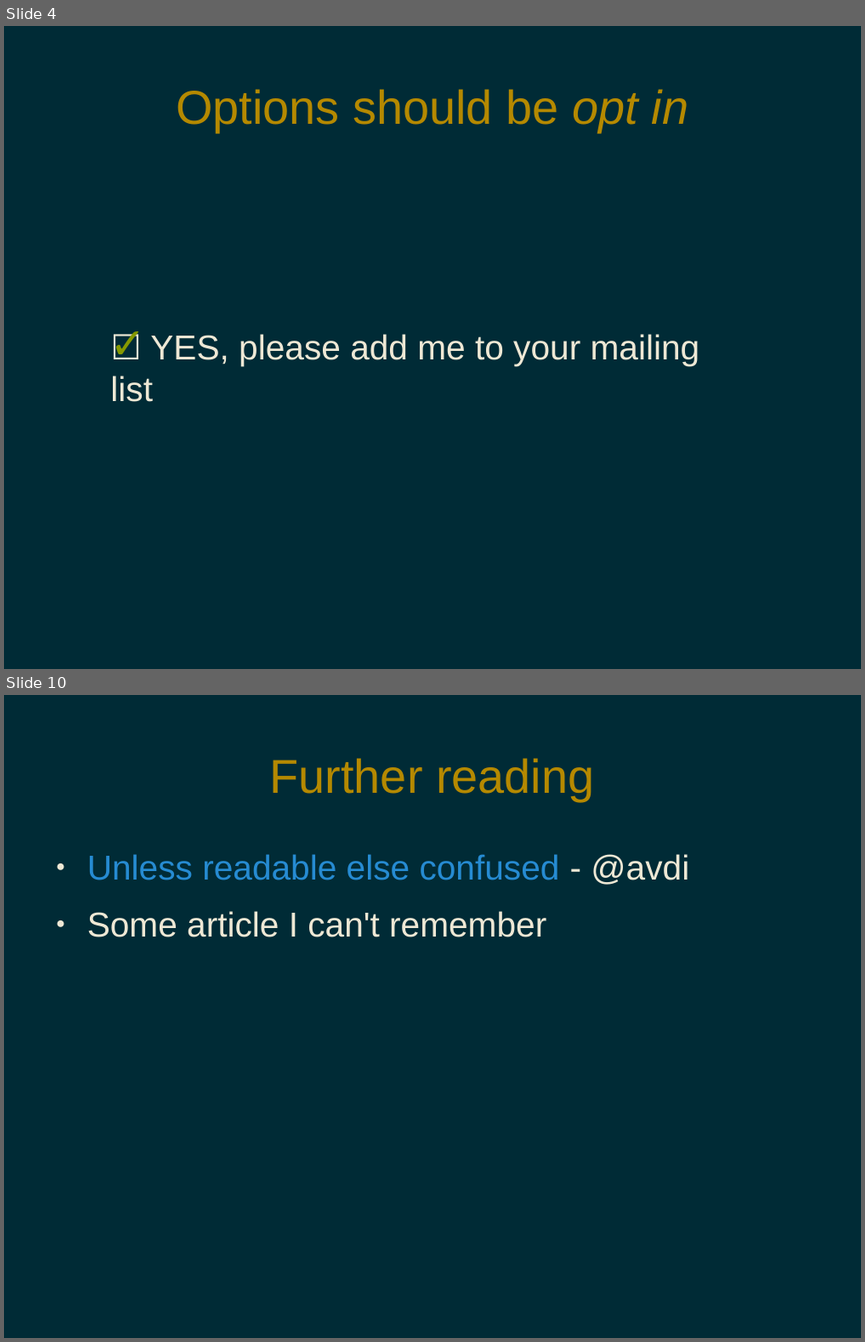
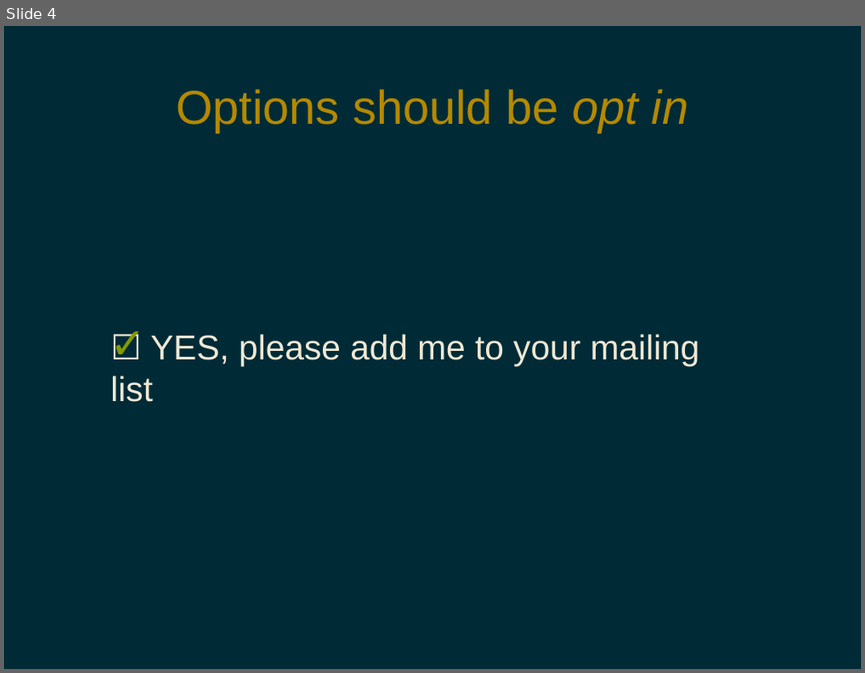
Before and after one commit to pdg137/always-default-to-false, a slide deck: always-default-to-false.odp. Shown one above the other, each under a label of ours: slides 4 and 10 before the commit, slide 4 after it; the slides between them are not shown. The pictures are 865x1342 and 865x673 pixels, drawn with LibreOffice and Linux fonts; fonts in the diff are those of the drawing. Boxes give left, top, right and bottom in pixels: in the first picture for what was removed or moved away, otherwise in the second. Text is boxed around its words. In the diff, an @@ line names an element or a change of style, - is before the commit and + after.

```diff
--- a/always-default-to-false.odp
+++ b/always-default-to-false.odp
@@ slide 10 removed at <box>4,695,861,1338</box>, background #002B36 @@
@@ title removed at <box>270,758,594,801</box> @@
-Further reading
@@ text removed at <box>87,854,689,937</box> @@
-● Unless readable else confused - @avdi
-● Some article I can't remember
```
Also in this commit, not shown: 5 slides changed, 1 slide added.
